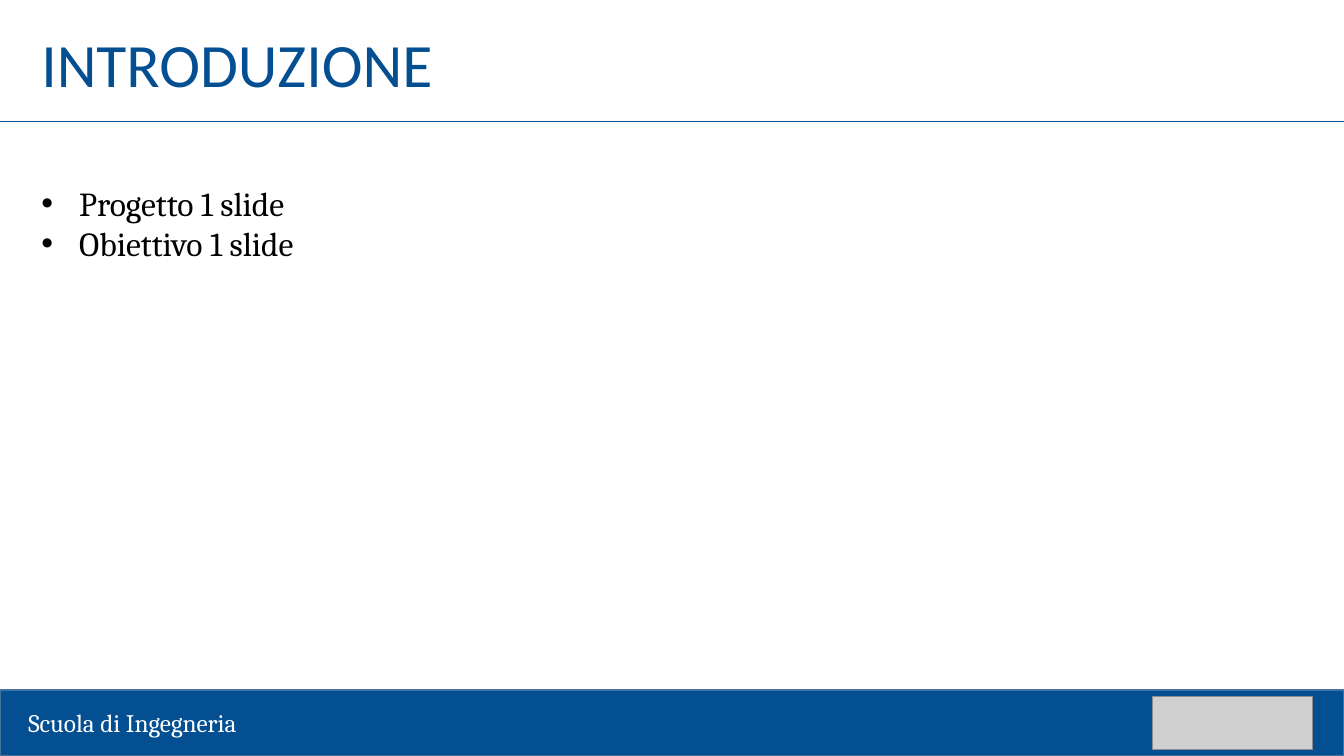
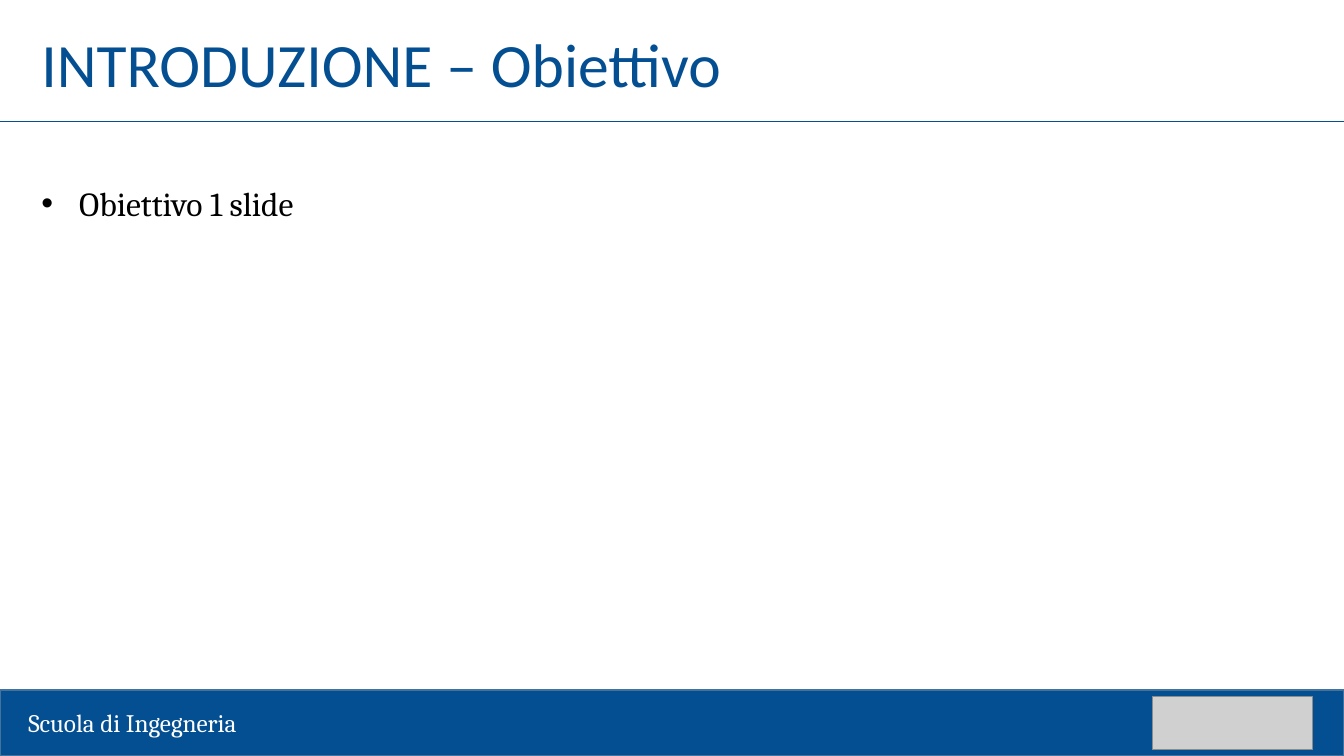
Before and after one commit to matteozambelli/CardboardApp, a slide deck: slide 3 of tesi/presentazione/template laurea.pptx (slide 2 before the commit). Drawn at 1344x756 pixels with LibreOffice and Linux fonts; fonts in the diff are those of the drawing; grey boxes stand for pictures. Boxes give left, top, right and bottom in pixels: in the first picture for what was removed or moved away, otherwise in the second. Text is boxed around its words. In the diff, an @@ line names an element or a change of style, - is before the commit and + after.

```diff
--- a/tesi/presentazione/template laurea.pptx
+++ b/tesi/presentazione/template laurea.pptx
@@ text at (41,44,721,88): text changed @@
-INTRODUZIONE
+INTRODUZIONE – Obiettivo
@@ text at (79,192,284,224): paragraph removed @@
-• Progetto 1 slide
```
Also in this commit, not shown: 1 slide added, 3 other files.
